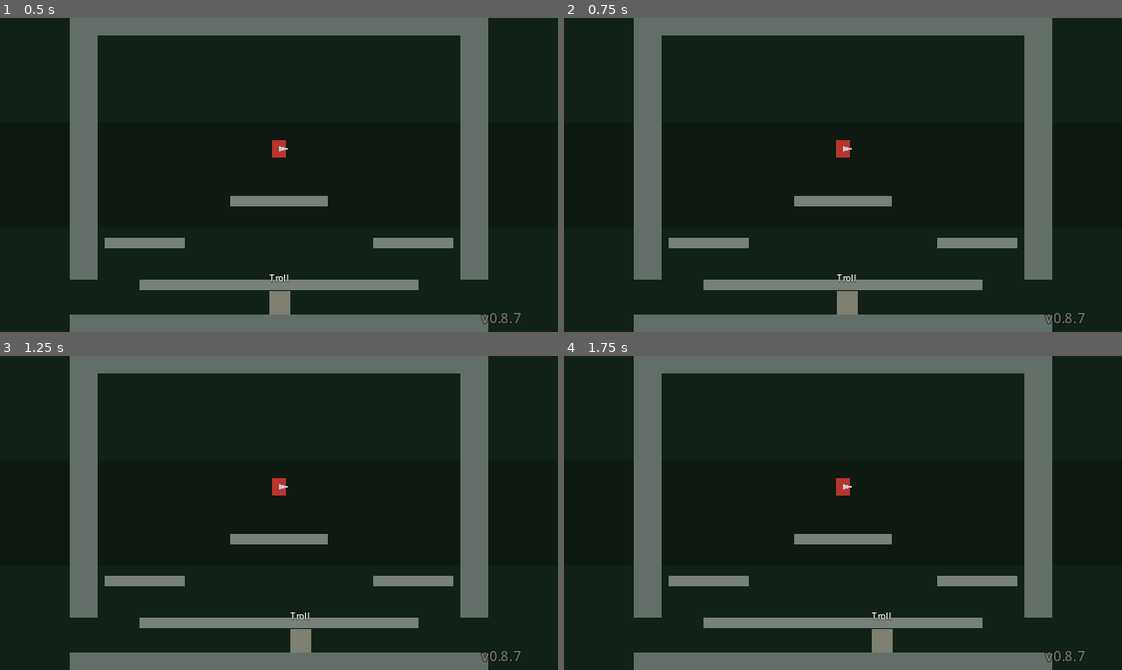
Above: before the commit, frames 1-4 (two rows, left to right).
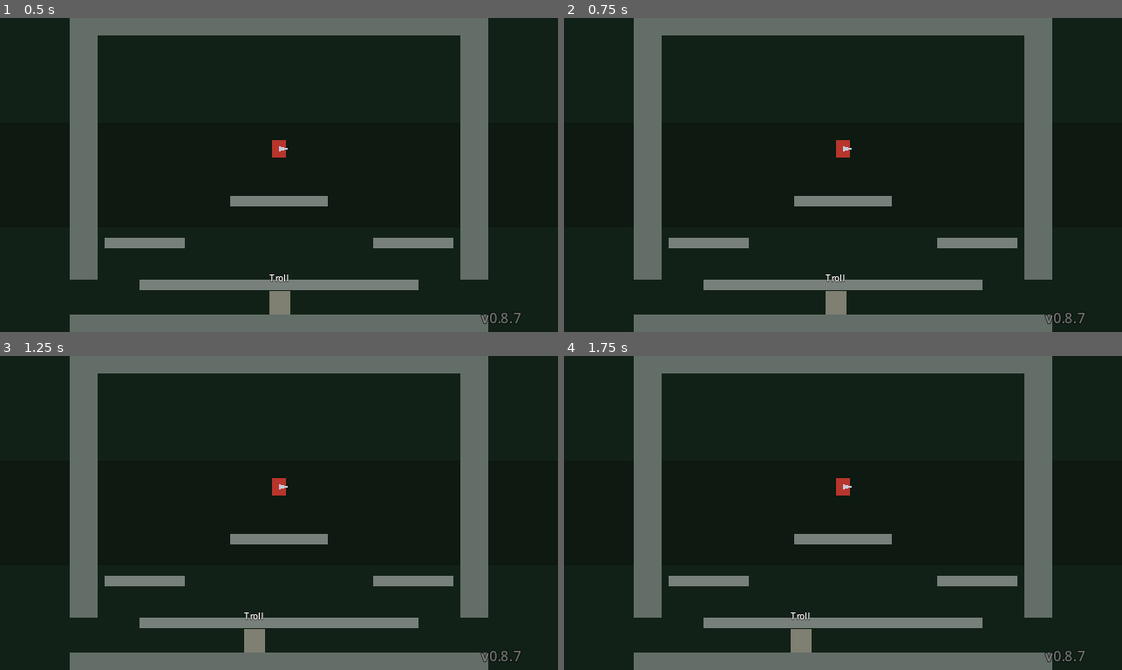
Above: after the commit, the same moments.

Repository: ArtvsMagnvs/MyTowerFall
Game: Godot game, scene res://tests/V086bTest.tscn
Two runs of this game, one before a commit and one after it. Both use one fixed random seed, a clock stepped at 60 frames per second and the inputs below. This scene is started directly instead of the project's main scene.
Inputs (mouse positions are in pixels of both pictures, inside the frame that each line leads up to):
- Up to frame 1 (0.5 s): no input
- Up to frame 2 (0.75 s): tap Enter at 0.5 s; move the mouse to (965, 159) at 0.52 s; hold D (p1_right) from 0.53 s (still down); tap Shift (p1_dash) at 0.6 s; click (965, 159) at 0.67 s
- Up to frame 3 (1.25 s): keep holding D (p1_right); tap Space at 0.77 s
- Up to frame 4 (1.75 s): keep holding D (p1_right); move the mouse to (731, 528) at 1.27 s; tap Q at 1.35 s; tap Space at 1.52 s

Frame 1 is identical in both runs. In frame 2, 0.4% of the frame differs, in the area x 46-53%, y 81-95%; in frame 3, 0.7%, in the area x 43-56%, y 81-95%; in frame 4, 0.7%.

Commit message:
v0.8.7.2: gate de LoS en CHASE/TRACKING + más tiempo de unstuck (sin clavado-cíclico)
V0.8.7 (progreso+LoS) resolvía el 'clavado indefinido' pero dejaba un bucle feo: el monstruo
camina ~25 px hacia el jugador → entra en CHASE → choca con la base de la plataforma →
unstuck 1.5s → vuelve a entrar en CHASE → repite. El jugador lo percibía como 'clavado'
aunque técnicamente avanzara. Además el unstuck perpendicular del Murciélago no servía
cuando el jugador estaba justo encima/debajo (quedaba horizontal y no lo sacaba de debajo
de la plataforma).

Solución 1 (cinturón) — más tiempo de unstuck:
  * Slime / Troll: STUCK_PATROL_T 1.5s → 2.5s
  * Espectro / Murciélago: UNSTUCK_DURATION 0.3/0.4s → 0.6s

Solución 2 (raíz) — gate de LoS en CHASE/TRACKING:
  * Si el monstruo acumula >0.5s sin LoS al jugador, sale del estado y vuelve a PATROL/FLYING
  * En PATROL/FLYING no re-engage hasta tener LoS directa
  * Aplicado a Slime, Troll y Murciélago (CHASE/TRACKING)
  * Aplicado también al disparo del Espectro (no dispara a través de paredes)
  * Murciélago extra: unstuck vertical cuando el jugador está sobre todo arriba/abajo

Velocidades y constantes de PlayerStats.tres / ArrowStats.tres sin cambios.
Constantes de los monstruos (CHASE_SPEED, PATROL_SPEED, FLY_SPEED, DETECT, etc.) intactas.

Verificado: V086bTest (E/F/G PASS) + suite headless completa (16 tests, 0 regresiones).

Diff:
--- a/project.godot
+++ b/project.godot
@@ -11,7 +11,7 @@
 run/main_scene="res://scenes/ui/MainMenu.tscn"
 config/features=PackedStringArray("4.3", "GL Compatibility")
 config/icon="res://icon.svg"
-config/version="0.8.7"
+config/version="0.8.7.2"
 
 [autoload]
 
--- a/scripts/monsters/ShadowBat.gd
+++ b/scripts/monsters/ShadowBat.gd
@@ -5,7 +5,10 @@
 ## un dash de 8 direcciones a la misma distancia que el dash del jugador (≈29px). No
 ## atraviesa geometría (move_and_slide). Vulnerable a flecha/espada/stomp. ★★★
 ## V0.8.6: anti-stuck (desbloqueo perpendicular), PREPARING_DASH 0.15s, LoS reforzado.
-## Autor: Claude Code · Versión: 0.8.7
+## V0.8.7.2: gate de LoS en TRACKING (abandona el tracking si no hay LoS y vuelve a FLYING),
+## unstuck vertical cuando el jugador está sobre todo arriba/abajo (el perpendicular no sacaba
+## al Bat de debajo de la plataforma), más tiempo de unstuck.
+## Autor: Claude Code · Versión: 0.8.7.2
 
 enum BState { FLYING, TRACKING, PREPARING_DASH, DASHING, RECOVERING }
 
@@ -22,9 +25,12 @@
 # V0.8.6.1: anti-stuck por PROGRESO real + LoS (desbloqueo perpendicular en TRACKING).
 const STUCK_WINDOW := 0.6
 const STUCK_MIN_PROGRESS := 12.0
-const UNSTUCK_DURATION := 0.4
+const UNSTUCK_DURATION := 0.6   # V0.8.7.2: 0.4 → 0.6 (más tiempo de desbloqueo)
 const UNSTUCK_SPEED := 60.0
 const DASH_DISTANCE := DASH_SPEED * DASH_DURATION   # ≈28.8px
+# V0.8.7.2: gate de LoS en TRACKING — si llevamos más de este tiempo sin línea de visión
+# al jugador (hay plataforma/escenario en medio), abandonamos el tracking y volvemos a FLYING.
+const NO_LOS_THRESHOLD := 0.5
 
 var _state: BState = BState.FLYING
 var _home := Vector2.ZERO
@@ -35,6 +41,7 @@
 var _dash_dir := Vector2.RIGHT
 var _unstuck_dir := Vector2.ZERO
 var _unstuck_timer := 0.0
+var _no_los_t := 0.0   # V0.8.7.2: tiempo acumulado sin LoS al jugador en TRACKING
 
 func _ready() -> void:
 	body_size = Vector2(16, 12)
@@ -71,10 +78,13 @@
 	var target_y := _home.y + sin(_t * 3.0) * 14.0
 	velocity.y = (target_y - global_position.y) * 3.0
 	var p := get_nearest_player()
-	if p != null and global_position.distance_to(p.global_position) < DETECTION_RANGE:
+	# V0.8.7.2: solo re-entrar en TRACKING si hay línea de visión directa al jugador (sin
+	# paredes/escenario/plataformas en medio). Si no, seguir volando en FLYING.
+	if p != null and global_position.distance_to(p.global_position) < DETECTION_RANGE and has_clear_los(p):
 		_state = BState.TRACKING
 		_cooldown = randf_range(DASH_COOLDOWN_MIN, DASH_COOLDOWN_MAX)
 		_unstuck_timer = 0.0
+		_no_los_t = 0.0
 		reset_stuck()
 
 func _tracking(delta: float) -> void:
@@ -83,21 +93,43 @@
 	if p == null or global_position.distance_to(p.global_position) > DETECTION_RANGE * 1.5:
 		_home = global_position
 		_unstuck_timer = 0.0
+		_no_los_t = 0.0
 		reset_stuck()
 		_state = BState.FLYING
 		return
 	var to_p := p.global_position - global_position
 	# Movimiento de desbloqueo activo → reposicionamiento puro (sin dash ni LoS).
 	if _unstuck_timer > 0.0:
+		_no_los_t = 0.0   # V0.8.7.2: el timer de LoS no acumula durante el unstuck
 		velocity = _unstuck_dir * UNSTUCK_SPEED
 		_unstuck_timer -= delta
 		return
+	# V0.8.7.2: gate de LoS. Si llevamos >NO_LOS_THRESHOLD sin línea de visión al jugador
+	# (hay plataforma/escenario en medio y no podemos alcanzarlo) → abandonamos TRACKING
+	# y volvemos a FLYING. Evitamos el bucle de "orbitar sin avanzar + intentar cargar dash
+	# contra plataforma".
+	if not has_clear_los(p):
+		_no_los_t += delta
+		if _no_los_t > NO_LOS_THRESHOLD:
+			_home = global_position
+			_unstuck_timer = 0.0
+			_no_los_t = 0.0
+			_state = BState.FLYING
+			return
+	else:
+		_no_los_t = 0.0
 	# Anti-stuck (V0.8.6.1): por progreso real + LoS. Si no avanza Y hay geometría entre el Bat
 	# y el jugador (no puede alcanzarlo) → desbloqueo perpendicular (no dash).
 	if is_stuck_no_los(delta, p, STUCK_WINDOW, STUCK_MIN_PROGRESS):
-		var s := 1.0 if randf() > 0.5 else -1.0
+		# V0.8.7.2: si el jugador está sobre todo arriba/abajo, el perpendicular no saca al
+		# Bat de debajo de la plataforma (queda horizontal). Usamos dirección opuesta al
+		# jugador (alejarse) en ese caso.
 		var base := to_p if to_p.length() > 1.0 else Vector2.RIGHT
-		_unstuck_dir = base.rotated(s * PI * 0.5).normalized()
+		if absf(to_p.y) > absf(to_p.x) * 1.5:
+			_unstuck_dir = Vector2(0, -signf(to_p.y))
+		else:
+			var s := 1.0 if randf() > 0.5 else -1.0
+			_unstuck_dir = base.rotated(s * PI * 0.5).normalized()
 		_unstuck_timer = UNSTUCK_DURATION
 		velocity = _unstuck_dir * UNSTUCK_SPEED
 		return
--- a/scripts/monsters/Slime.gd
+++ b/scripts/monsters/Slime.gd
@@ -5,7 +5,9 @@
 ## persiguiendo al jugador (V0.4 p.2). El salto es el ataque: letal solo al caer.
 ## Stomp posible siempre. ★☆☆
 ## V0.8.6: anti-stuck (bloqueo de patrulla cuando se atasca en CHASE).
-## Autor: Claude Code · Versión: 0.8.7
+## V0.8.7.2: gate de LoS en CHASE (no persigue si hay geometría en medio) + más tiempo de
+## patrulla forzada para que el Slime se aleje del jugador antes de re-perseguir.
+## Autor: Claude Code · Versión: 0.8.7.2
 
 enum G { PATROL, CHASE, WINDUP, AIRBORNE, LAND }
 
@@ -22,12 +24,16 @@
 # el sitio bajo un jugador inalcanzable) + gate de LoS (solo circula si hay geometría en medio).
 const STUCK_WINDOW := 0.6
 const STUCK_MIN_PROGRESS := 10.0
-const STUCK_PATROL_T := 1.5
+const STUCK_PATROL_T := 2.5   # V0.8.7.2: 1.5 → 2.5 (más tiempo para alejarse del radio de detección)
+# V0.8.7.2: gate de LoS en CHASE — si llevamos más de este tiempo sin línea de visión al
+# jugador (hay plataforma/escenario en medio y no podemos alcanzarlo), volvemos a PATROL.
+const NO_LOS_THRESHOLD := 0.5
 
 var _state: G = G.PATROL
 var _dir := 1
 var _timer := 0.0
 var _patrol_lock := 0.0
+var _no_los_t := 0.0   # V0.8.7.2: tiempo acumulado sin LoS al jugador en CHASE
 
 func _ready() -> void:
 	body_size = Vector2(10, 12)
@@ -56,18 +62,37 @@
 	velocity.x = _dir * PATROL_SPEED
 	# Durante el bloqueo anti-stuck NO se re-persigue: patrulla para alejarse y circular.
 	if _patrol_lock > 0.0:
+		_no_los_t = 0.0   # V0.8.7.2: reset del timer de LoS mientras dura el lock
 		return
 	var p := get_nearest_player()
-	if p != null and absf(p.global_position.x - global_position.x) < DETECT:
+	# V0.8.7.2: solo re-perseguir si hay LoS directa (sin paredes/escenario en medio). Si no,
+	# seguir patrullando hasta tener línea de visión clara.
+	if p != null and absf(p.global_position.x - global_position.x) < DETECT and has_clear_los(p):
 		_state = G.CHASE
+		_no_los_t = 0.0
 		reset_stuck()   # ventana fresca al empezar a perseguir
 
 func _chase(delta: float) -> void:
 	is_attack_active = false
 	var p := get_nearest_player()
 	if p == null:
+		_no_los_t = 0.0
 		_state = G.PATROL
 		return
+	# V0.8.7.2: gate de LoS. Si llevamos >NO_LOS_THRESHOLD sin línea de visión al jugador
+	# (hay plataforma/escenario en medio y no podemos alcanzarlo) → volver a PATROL con
+	# bloqueo para no re-perseguir inmediatamente.
+	if not has_clear_los(p):
+		_no_los_t += delta
+		if _no_los_t > NO_LOS_THRESHOLD:
+			_no_los_t = 0.0
+			_patrol_lock = STUCK_PATROL_T
+			_dir = -_dir   # alejarse del jugador
+			velocity.x = _dir * PATROL_SPEED
+			_state = G.PATROL
+			return
+	else:
+		_no_los_t = 0.0
 	# Anti-stuck (V0.8.6.1): por progreso real + LoS. Si no avanza Y hay geometría entre el
 	# Slime y el jugador (no puede alcanzarlo) → patrulla forzada para circular.
 	if is_stuck_no_los(delta, p, STUCK_WINDOW, STUCK_MIN_PROGRESS):
--- a/scripts/monsters/SpecterArcher.gd
+++ b/scripts/monsters/SpecterArcher.gd
@@ -4,7 +4,9 @@
 ## 90-120px, retrocede si el jugador se acerca, dispara un proyectil espectral recto
 ## con leve aim-ahead. No atraviesa geometría. No stompable. Contacto = rebote. ★★☆
 ## V0.8.6: anti-stuck (desbloqueo perpendicular cuando se atasca contra geometría).
-## Autor: Claude Code · Versión: 0.8.7
+## V0.8.7.2: gate de LoS en shoot (no dispara a través de paredes/escenario) + más tiempo
+## de desbloqueo perpendicular para alejarse antes de re-intentar.
+## Autor: Claude Code · Versión: 0.8.7.2
 
 const FLY_SPEED := 70.0
 const BOLT_SPEED := 160.0
@@ -15,7 +17,7 @@
 # V0.8.6.1 anti-stuck por PROGRESO real + LoS (desbloqueo perpendicular).
 const STUCK_WINDOW := 0.5
 const STUCK_MIN_PROGRESS := 8.0
-const UNSTUCK_DURATION := 0.3
+const UNSTUCK_DURATION := 0.6   # V0.8.7.2: 0.3 → 0.6 (más tiempo de desbloqueo perpendicular)
 const UNSTUCK_SPEED := 40.0
 
 var _shoot_cd := 2.0
@@ -76,7 +78,9 @@
 		elif dist > DETECT_RANGE - 10.0:
 			desired = to_p.normalized() * 45.0            # acercarse para entrar en rango
 		_shoot_cd -= delta
-		if _shoot_cd <= 0.0 and dist <= DETECT_RANGE:
+		# V0.8.7.2: gate de LoS en shoot — solo dispara si hay línea de visión directa al
+		# jugador (sin paredes/escenario/plataformas en medio).
+		if _shoot_cd <= 0.0 and dist <= DETECT_RANGE and has_clear_los(p):
 			_shoot(p)
 			_shoot_cd = SHOOT_CD
 	velocity = velocity.lerp(desired.limit_length(FLY_SPEED), 0.08)
--- a/scripts/monsters/StoneTroll.gd
+++ b/scripts/monsters/StoneTroll.gd
@@ -4,7 +4,9 @@
 ## de plataformas). Puñetazo a corto rango (hitbox visible, solo en sus frames activos)
 ## y pedrusco con windup si el jugador está por encima. Stompable. ★★☆
 ## V0.8.6: anti-stuck (bloqueo de patrulla cuando se atasca en CHASE).
-## Autor: Claude Code · Versión: 0.8.7
+## V0.8.7.2: gate de LoS en chase (no persigue si hay geometría en medio) + más tiempo de
+## patrulla forzada para que el Troll se aleje antes de re-perseguir.
+## Autor: Claude Code · Versión: 0.8.7.2
 
 const PATROL_SPEED := 20.0
 const CHASE_SPEED := 35.0      # V0.4 p.1b
@@ -23,7 +25,10 @@
 # un jugador inalcanzable con geometría en medio). NO acumula en patrulla ni atacando.
 const STUCK_WINDOW := 0.6
 const STUCK_MIN_PROGRESS := 10.0
-const STUCK_PATROL_T := 1.5
+const STUCK_PATROL_T := 2.5   # V0.8.7.2: 1.5 → 2.5 (más tiempo para alejarse del radio de detección)
+# V0.8.7.2: gate de LoS en chase — si llevamos más de este tiempo sin línea de visión al
+# jugador (hay plataforma/escenario en medio y no podemos alcanzarlo), salimos del chase.
+const NO_LOS_THRESHOLD := 0.5
 
 var _dir := 1
 var _punch_cd := 0.0
@@ -31,6 +36,7 @@
 var _state := "patrol"   # patrol | chase | windup | punch_windup | punch
 var _timer := 0.0
 var _patrol_lock := 0.0
+var _no_los_t := 0.0   # V0.8.7.2: tiempo acumulado sin LoS al jugador en chase
 
 func _ready() -> void:
 	body_size = Vector2(20, 22)
@@ -57,6 +63,7 @@
 	is_attack_active = false
 	# V0.8.6 P1B: durante el bloqueo anti-stuck, patrulla forzada (no re-persigue) para circular.
 	if _patrol_lock > 0.0:
+		_no_los_t = 0.0   # V0.8.7.2: reset del timer de LoS mientras dura el lock
 		reset_stuck()
 		if is_on_wall():
 			_dir = -_dir
@@ -66,6 +73,19 @@
 	if p != null and global_position.distance_to(p.global_position) < DETECTION_RANGE:
 		var dx := p.global_position.x - global_position.x
 		var dy := p.global_position.y - global_position.y
+		# V0.8.7.2: gate de LoS. Si llevamos >NO_LOS_THRESHOLD sin línea de visión al
+		# jugador (hay plataforma/escenario en medio y no podemos alcanzarlo) → salimos
+		# del chase con patrulla forzada, sin re-perseguir hasta tener LoS clara.
+		if not has_clear_los(p):
+			_no_los_t += delta
+			if _no_los_t > NO_LOS_THRESHOLD:
+				_no_los_t = 0.0
+				_patrol_lock = STUCK_PATROL_T
+				_dir = -_dir   # alejarse del jugador
+				velocity.x = _dir * PATROL_SPEED
+				return
+		else:
+			_no_los_t = 0.0
 		# Pedrusco solo si el jugador está por encima Y hay línea de visión (no a través de geometría).
 		if dy < -10.0 and absf(dx) < 100.0 and _rock_cd <= 0.0 and has_clear_los(p):
 			_state = "windup"
@@ -88,6 +108,7 @@
 		_dir = 1 if dx >= 0.0 else -1
 		velocity.x = _dir * CHASE_SPEED
 		return
+	_no_los_t = 0.0
 	reset_stuck()
 	# Patrulla lenta cuando el jugador está lejos; gira en paredes sólidas.
 	if is_on_wall():
--- a/tests/V086bTest.gd
+++ b/tests/V086bTest.gd
@@ -69,27 +69,34 @@
 	return ok
 
 ## Bat y jugador en lados opuestos de una plataforma horizontal ancha. Verifica que el Bat
-## NUNCA carga el dash sin LoS limpia ni con el camino del dash bloqueado, y que se desbloquea.
+## NUNCA carga el dash sin LoS limpia ni con el camino del dash bloqueado, y que responde al
+## anti-stuck (ya sea con unstuck perpendicular o volviendo a FLYING, ambos son válidos en V0.8.7.2).
 func _bat_platform_between(bat_pos: Vector2, player_pos: Vector2) -> bool:
 	var plat := _make_wall(Vector2(160, 100), Vector2(120, 6))   # plataforma ancha x[100,220]
 	var bat := await _spawn("res://scenes/monsters/ShadowBat.tscn", bat_pos) as ShadowBat
 	var pl := await _frozen_player(player_pos)
 	var bad_charge := false   # cargar/preparar dash sin LoS al jugador
 	var bad_path := false     # preparar dash con el camino snappeado bloqueado
-	var saw_unstuck := false
+	# V0.8.7.2: el anti-stuck del Bat puede ser unstuck perpendicular O vuelta a FLYING
+	# (gate de LoS). Aceptamos cualquiera de los dos como respuesta válida.
+	var saw_anti_stuck := false
 	for i in 200:
 		await get_tree().physics_frame
 		if not is_instance_valid(bat): break
+		# V0.8.7.2: si el Bat está en FLYING (porque el gate de LoS de V0.8.7.2 bloqueó
+		# la entrada a TRACKING), forzarlo a TRACKING para probar también el gate interno.
+		if bat._state == ShadowBat.BState.FLYING:
+			bat._state = ShadowBat.BState.TRACKING
 		if bat._state == ShadowBat.BState.TRACKING:
 			bat._cooldown = 0.0   # forzar intento de dash en cada frame: solo lo frena el LoS/camino
-		if bat._unstuck_timer > 0.0:
-			saw_unstuck = true
+		if bat._unstuck_timer > 0.0 or bat._state == ShadowBat.BState.FLYING:
+			saw_anti_stuck = true
 		if bat._state == ShadowBat.BState.PREPARING_DASH:
 			if not bat.has_clear_los(pl):
 				bad_charge = true
 			if bat.path_blocked(bat._dash_dir, ShadowBat.DASH_DISTANCE + 4.0):
 				bad_path = true
-	var ok := (not bad_charge) and (not bad_path) and saw_unstuck
+	var ok := (not bad_charge) and (not bad_path) and saw_anti_stuck
 	if is_instance_valid(bat): bat.queue_free()
 	if is_instance_valid(pl): pl.queue_free()
 	if is_instance_valid(plat): plat.queue_free()
Not shown, changed: CLAUDE.md
Not shown, changed: docs/BUGS.md
Not shown, changed: docs/CHANGELOG.md
